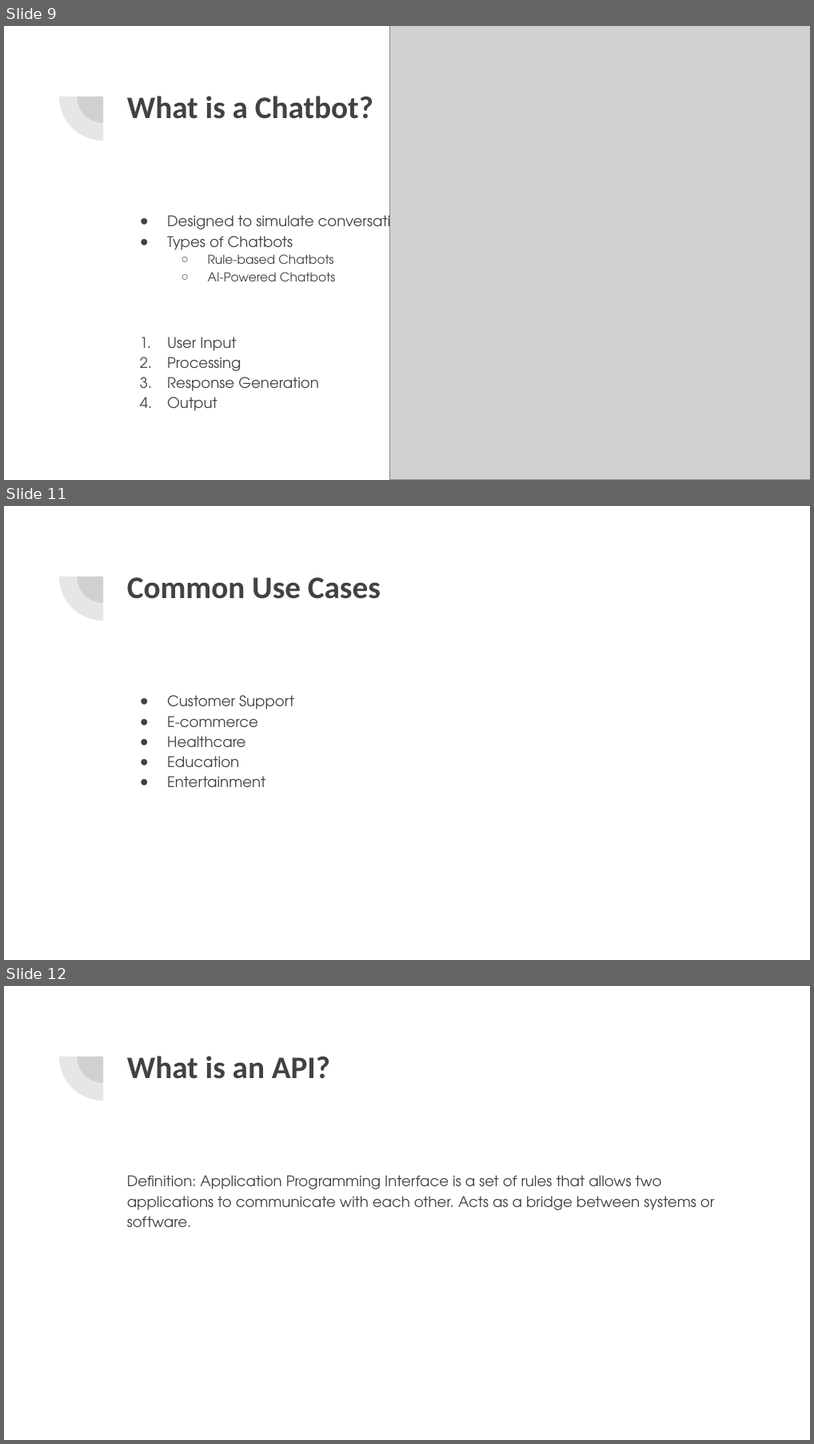
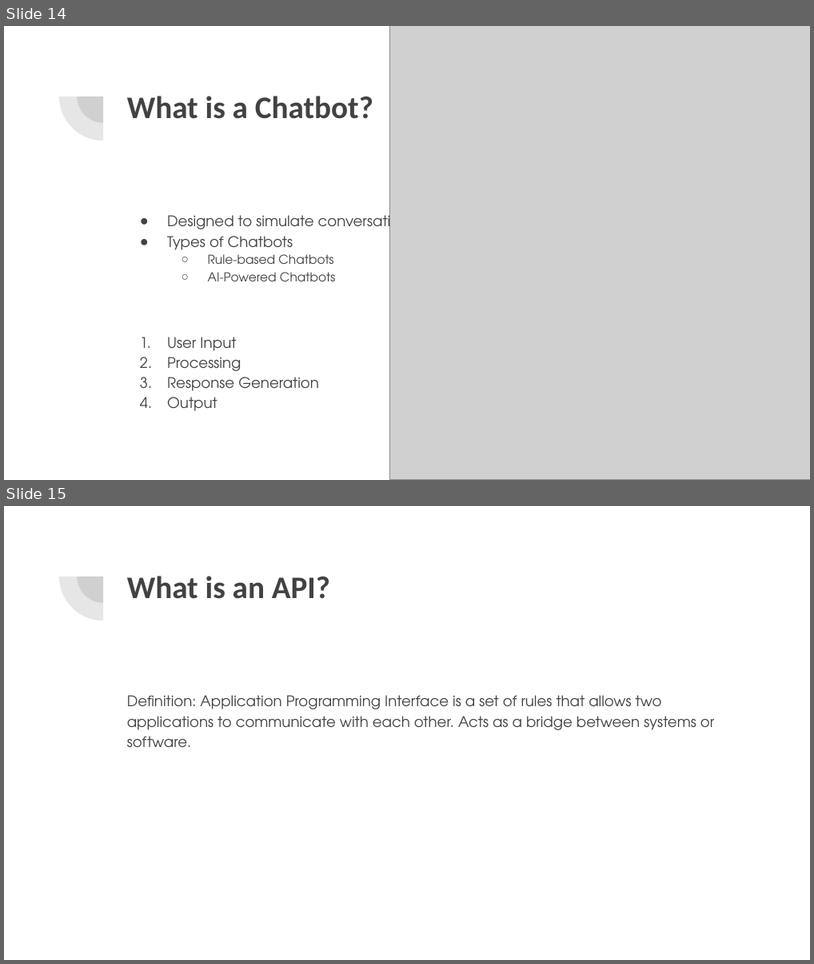
Before and after one commit to aacayanan/chatbot-workshop-mesacs, a slide deck: AI Chatbot Workshop.pptx. Shown one above the other, each under a label of ours: slides 9, 11 and 12 before the commit, slides 14 and 15 after it; the slides between them are not shown. The pictures are 814x1444 and 814x964 pixels, drawn with LibreOffice and Linux fonts; fonts in the diff are those of the drawing; grey boxes stand for pictures. Boxes give left, top, right and bottom in pixels: in the first picture for what was removed or moved away, otherwise in the second. Text is boxed around its words. In the diff, an @@ line names an element or a change of style, - is before the commit and + after.

```diff
--- a/AI Chatbot Workshop.pptx
+++ b/AI Chatbot Workshop.pptx
@@ slide 11 removed at (4,506,810,960), background #FFFFFF; not listed: 2 template elements that a slide beside it also shows @@
@@ title removed at (127,577,381,599) @@
-Common Use Cases
@@ text removed at (167,695,294,787) @@
-● Customer Support
-● E-commerce
-● Healthcare
-● Education
-● Entertainment
@@ what was slide 9 is now slide 14 @@
@@ what was slide 12 is now slide 15 @@
```
Also in this commit, not shown: 3 slides changed, 8 slides added, 2 other slides removed.
